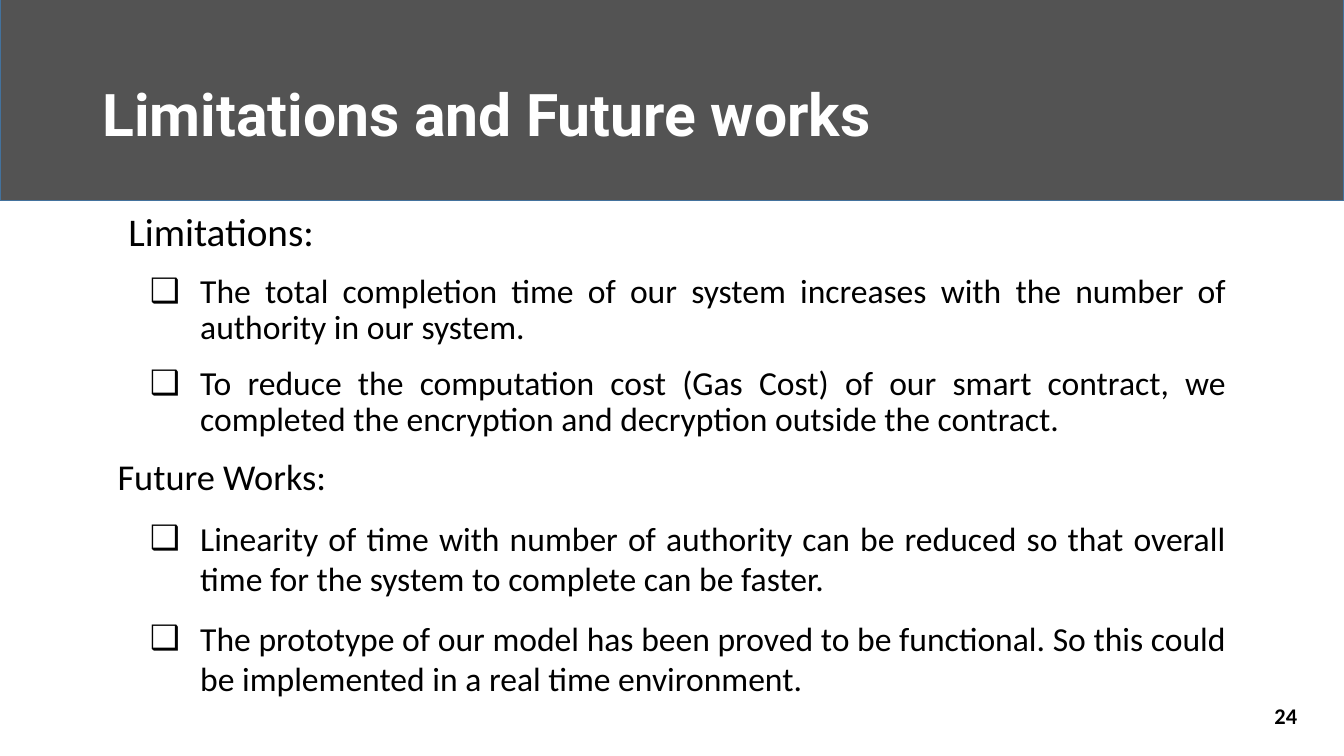
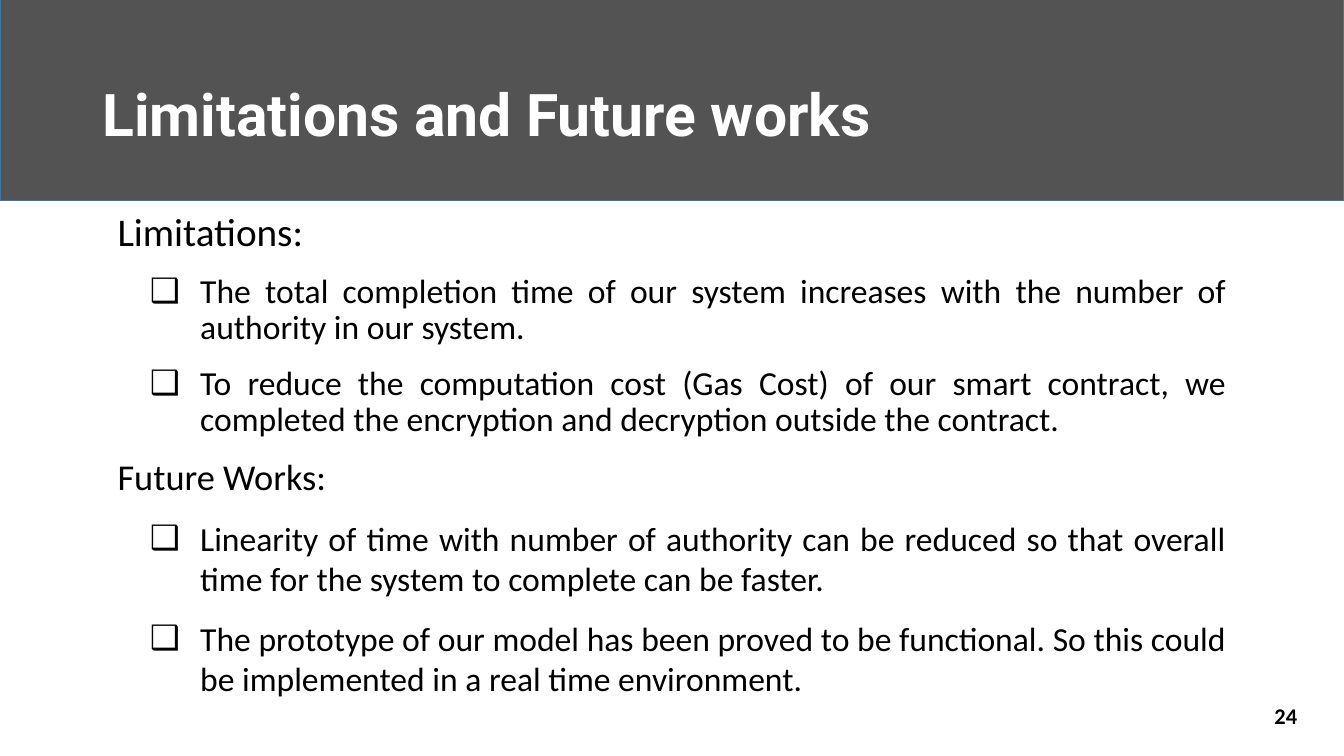
Before and after one commit to Nafi-13/Thesis, a slide deck: slide 24 of 1707013.pptx. Drawn at 1344x756 pixels with LibreOffice and Linux fonts; fonts in the diff are those of the drawing. Boxes give left, top, right and bottom in pixels: in the first picture for what was removed or moved away, otherwise in the second. Text is boxed around its words. In the diff, an @@ line names an element or a change of style, - is before the commit and + after.

```diff
--- a/1707013.pptx
+++ b/1707013.pptx
@@ text in rectangle at [118, 219, 303, 247]: bullet   to none @@
```
Also in this commit, not shown: 14 other slides changed, 1 other file.
